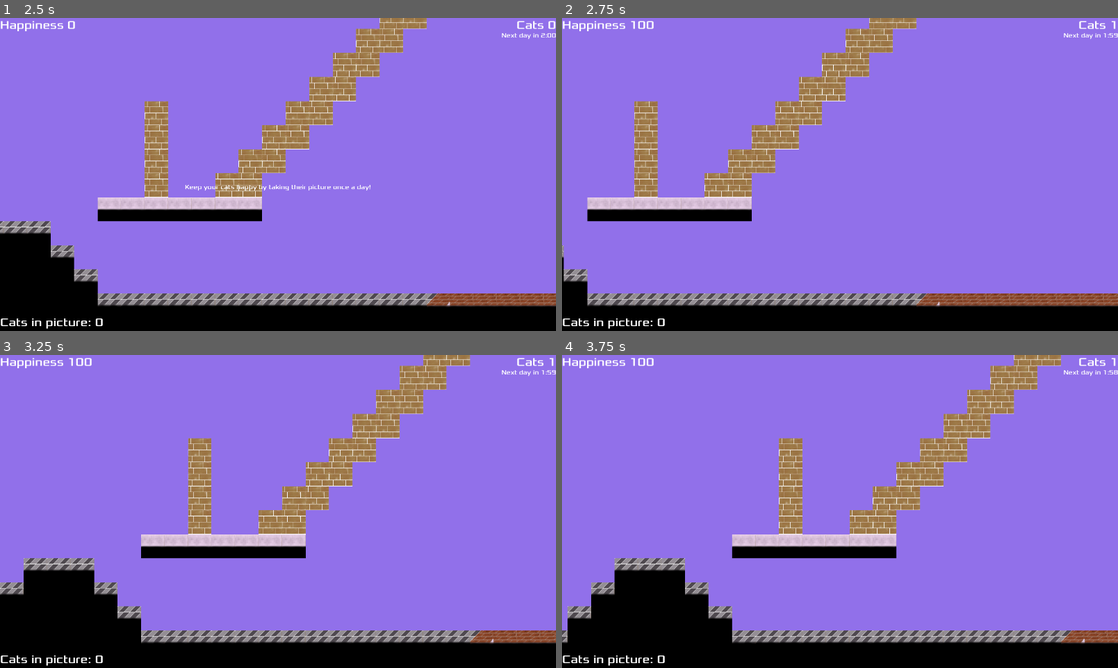
Above: before the commit, frames 1-4 (two rows, left to right).
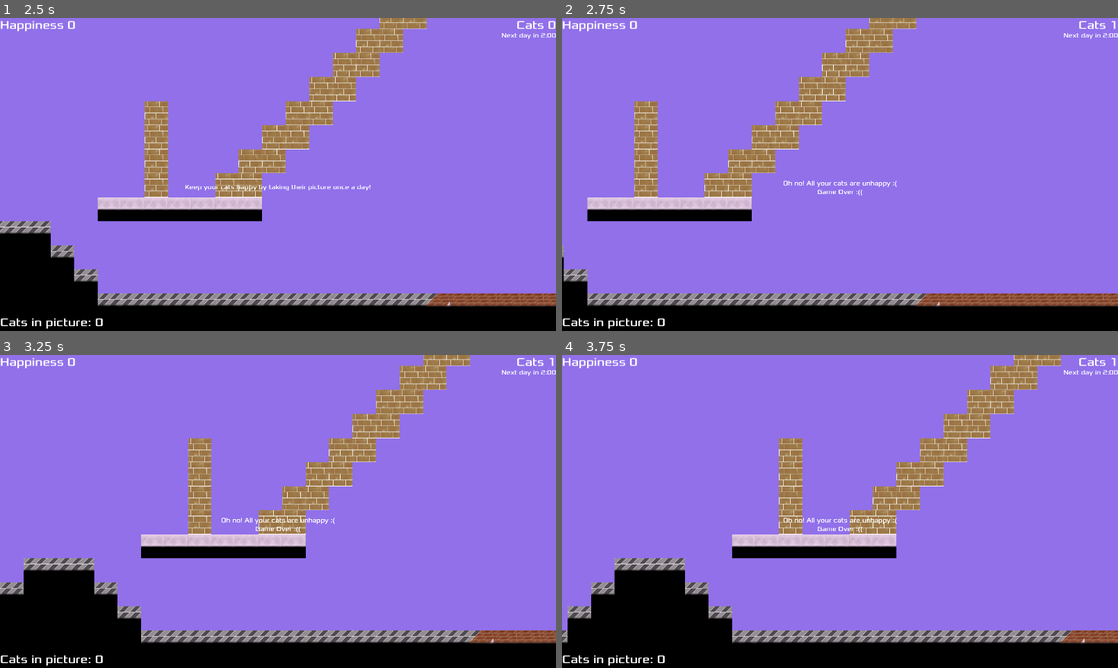
Above: after the commit, the same moments.

Repository: lfatton/UpsiJam22
Game: Godot game, scene res://Main.tscn
Two runs of this game, one before a commit and one after it. Both use one fixed random seed, a clock stepped at 60 frames per second and the inputs below.
Inputs (mouse positions are in pixels of both pictures, inside the frame that each line leads up to):
- Up to frame 1 (2.5 s): click "Play" at 0.5 s; tap Enter at 1.25 s; move the mouse to (400, 158) at 1.27 s; hold 1 (stop_cat, bound only after the commit) 1.28-2.03 s; hold D (move_right) from 1.28 s (still down); click (400, 158) at 1.42 s; tap W (move_up) at 1.52, 2.27 s; tap 2 (teleport_cat, bound only after the commit) at 1.55, 2.1 s; move the mouse to (166, 190) at 2.02 s; click (166, 190) at 2.17 s; tap 1 (stop_cat, bound only after the commit) at 2.3 s
- Up to frame 2 (2.75 s): keep holding D (move_right)
- Up to frame 3 (3.25 s): move the mouse to (333, 442) at 2.77 s; release D (move_right) at 2.78 s; hold A (move_left) from 2.78 s (still down); hold Space (take_picture) from 2.78 s (still down); click (333, 442) at 2.92 s; tap 2 (teleport_cat, bound only after the commit) at 3.05 s
- Up to frame 4 (3.75 s): move the mouse to (812, 574) at 3.52 s; release A (move_left) at 3.53 s; release Space (take_picture) at 3.53 s; hold D (move_right) from 3.53 s (still down); tap 1 (stop_cat, bound only after the commit) at 3.6 s; click (812, 574) at 3.67 s

Frame 1 is identical in both runs. In frame 2, 0.3% of the frame differs, in the area x 12-100%, y 0-57%; in frame 3, 0.3%; in frame 4, 0.3%.
Error after the commit: Cannot call method 'instantiate' on a null value. (res://Main.gd:54)

Commit message:
cat can stop & teleport now

Diff:
--- a/HUD.gd
+++ b/HUD.gd
@@ -38,3 +38,12 @@
 
 func _on_message_timer_timeout():
 	$Message.hide()
+
+
+func show_cat_info(isFeral):
+	if (isFeral):
+		$CatInfo.text = "Oh no! Your cat is feral :("
+	$CatInfo.show()
+
+func hide_cat_info():
+	$CatInfo.hide()
--- a/HUD.tscn
+++ b/HUD.tscn
@@ -81,5 +81,22 @@
 wait_time = 2.0
 one_shot = true
 
+[node name="CatInfo" type="Label" parent="."]
+visible = false
+anchors_preset = 7
+anchor_left = 0.5
+anchor_top = 1.0
+anchor_right = 0.5
+anchor_bottom = 1.0
+offset_left = -236.0
+offset_top = -122.0
+offset_right = 236.0
+grow_horizontal = 2
+grow_vertical = 0
+theme_override_fonts/font = ExtResource("1_214ob")
+theme_override_font_sizes/font_size = 48
+text = "Press 1 to stop
+Press 2 to teleport"
+
 [connection signal="pressed" from="StartButton" to="." method="_on_start_button_pressed"]
 [connection signal="timeout" from="MessageTimer" to="." method="_on_message_timer_timeout"]
--- a/Main.tscn
+++ b/Main.tscn
@@ -277,6 +277,12 @@
 }
 point_count = 5
 
+[sub_resource type="Curve2D" id="Curve2D_hcxgp"]
+_data = {
+"points": PackedVector2Array(0, 0, 0, 0, 982, 0, 0, 0, 0, 0, 2233, 13, 0, 0, 0, 0, 2220, 507, 0, 0, 0, 0, 986, 502, 0, 0, 0, 0, 982, 0)
+}
+point_count = 5
+
 [node name="Main" type="Node"]
 script = ExtResource("1_8kdw8")
 cat_scene = ExtResource("4_3ofkk")
@@ -343,6 +349,17 @@
 [node name="GameOver" type="AudioStreamPlayer2D" parent="."]
 stream = ExtResource("7_1pvrb")
 
+[node name="Door" parent="." instance=ExtResource("8_75pxc")]
+position = Vector2(1492, 267)
+scale = Vector2(3.3, 3.3)
+
+[node name="CatTeleportPath" type="Path2D" parent="."]
+curve = SubResource("Curve2D_hcxgp")
+
+[node name="CatTeleportLocation" type="PathFollow2D" parent="CatTeleportPath"]
+position = Vector2(982, 0)
+rotation = 0.0103914
+
 [connection signal="start_game" from="Camera/HUD" to="." method="new_game"]
 [connection signal="timeout" from="StartTimer" to="." method="_on_start_timer_timeout"]
 [connection signal="timeout" from="DayTimer" to="." method="_on_day_timer_timeout"]
--- /dev/null
+++ b/Teleport.tscn
@@ -0,0 +1,6 @@
+[gd_scene load_steps=2 format=3 uid="uid://bx5j77ydfgfk5"]
+
+[ext_resource type="Script" path="res://scripts/actions/Teleport.gd" id="1_72anq"]
+
+[node name="Teleport" type="Node"]
+script = ExtResource("1_72anq")
--- a/project.godot
+++ b/project.godot
@@ -54,6 +54,16 @@
 "events": [Object(InputEventKey,"resource_local_to_scene":false,"resource_name":"","device":0,"window_id":0,"alt_pressed":false,"shift_pressed":false,"ctrl_pressed":false,"meta_pressed":false,"pressed":false,"keycode":0,"physical_keycode":32,"unicode":0,"echo":false,"script":null)
 ]
 }
+stop_cat={
+"deadzone": 0.5,
+"events": [Object(InputEventKey,"resource_local_to_scene":false,"resource_name":"","device":0,"window_id":0,"alt_pressed":false,"shift_pressed":false,"ctrl_pressed":false,"meta_pressed":false,"pressed":false,"keycode":49,"physical_keycode":0,"unicode":0,"echo":false,"script":null)
+]
+}
+teleport_cat={
+"deadzone": 0.5,
+"events": [Object(InputEventKey,"resource_local_to_scene":false,"resource_name":"","device":0,"window_id":0,"alt_pressed":false,"shift_pressed":false,"ctrl_pressed":false,"meta_pressed":false,"pressed":false,"keycode":50,"physical_keycode":0,"unicode":0,"echo":false,"script":null)
+]
+}
 
 [rendering]
 
--- a/scenes/Chat.tscn
+++ b/scenes/Chat.tscn
@@ -8,38 +8,25 @@
 [ext_resource type="Texture2D" uid="uid://ct51b31ofa0aq" path="res://assets/sprites/chat/tail.png" id="3_1crbh"]
 [ext_resource type="PackedScene" uid="uid://dusx2d14ehw6t" path="res://scenes/actions/Idle.tscn" id="3_pvcdq"]
 [ext_resource type="PackedScene" uid="uid://dxm77fuycee21" path="res://scenes/actions/Jump.tscn" id="5_8ipc1"]
+[ext_resource type="PackedScene" uid="uid://dmxqa1p17a60" path="res://scenes/actions/stop.tscn" id="6_a8l67"]
+[ext_resource type="PackedScene" uid="uid://bx5j77ydfgfk5" path="res://Teleport.tscn" id="7_alex8"]
 [ext_resource type="Texture2D" uid="uid://okofeqir02fy" path="res://assets/sprites/chat/happy-tail.png" id="8_e6ntb"]
 [ext_resource type="Texture2D" uid="uid://erfwbp2s3hi7" path="res://assets/sprites/chat/raba-tail.png" id="9_3fdb3"]
 
 [sub_resource type="RectangleShape2D" id="RectangleShape2D_1sglf"]
 size = Vector2(18, 16.4167)
 
-[sub_resource type="SpriteFrames" id="SpriteFrames_03twk"]
-animations = [{
-"frames": [ExtResource("9_3fdb3")],
-"loop": true,
-"name": &"feral",
-"speed": 5.0
-}, {
-"frames": [ExtResource("8_e6ntb")],
-"loop": true,
-"name": &"happy",
-"speed": 5.0
-}, {
-"frames": [ExtResource("3_1crbh")],
-"loop": true,
-"name": &"neutral",
-"speed": 5.0
-}]
-
 [node name="Chat" type="CharacterBody2D" groups=["cats"]]
 material = ExtResource("1_18252")
 scale = Vector2(3, 3)
+input_pickable = true
 platform_wall_layers = 1
 script = ExtResource("1_crp2f")
 move_scene = ExtResource("2_77v3p")
 idle_scene = ExtResource("3_pvcdq")
 jump_scene = ExtResource("5_8ipc1")
+stop_scene = ExtResource("6_a8l67")
+teleport_scene = ExtResource("7_alex8")
 
 [node name="CollisionShape2D" type="CollisionShape2D" parent="."]
 position = Vector2(0, 1.45833)
@@ -77,3 +64,7 @@
 [node name="AnimatedSprite2D" type="AnimatedSprite2D" parent="."]
 visible = false
 frames = SubResource("SpriteFrames_03twk")
+
+[connection signal="input_event" from="." to="." method="_on_input_event"]
+[connection signal="mouse_entered" from="." to="." method="_on_mouse_entered"]
+[connection signal="mouse_exited" from="." to="." method="_on_mouse_exited"]
--- /dev/null
+++ b/scenes/actions/stop.tscn
@@ -0,0 +1,6 @@
+[gd_scene load_steps=2 format=3 uid="uid://dmxqa1p17a60"]
+
+[ext_resource type="Script" path="res://scripts/actions/Stop.gd" id="1_kf37f"]
+
+[node name="Stop" type="Node"]
+script = ExtResource("1_kf37f")
--- a/scripts/Chat.gd
+++ b/scripts/Chat.gd
@@ -3,10 +3,15 @@
 @export var move_scene: PackedScene
 @export var idle_scene: PackedScene
 @export var jump_scene: PackedScene
+@export var stop_scene: PackedScene
+@export var teleport_scene: PackedScene
 
 var jump_instance
+var stop_instance
+var teleport_instance
 
 var happiness: int = 100
+var isFeral = false
 var iamraba: bool = false
 
 
@@ -34,10 +39,14 @@
 
 func _ready():
 	jump_instance = jump_scene.instantiate()
+	stop_instance = stop_scene.instantiate()
+	teleport_instance = teleport_scene.instantiate()
 
 	add_child(move_scene.instantiate())
 	add_child(idle_scene.instantiate())
 	add_child(jump_instance)
+	add_child(stop_instance)
+	add_child(teleport_instance)
 
 	_set_materials()
 	_randomize_body_parts()
@@ -75,3 +84,20 @@
 		$HappyTail.show()
 		if ($HappyTail.scale.y < 0):
 			$HappyTail.scale.y *= -1
+
+
+func _on_input_event(viewport, event, shape_idx):
+	if Input.is_action_pressed("stop_cat") and happiness > -50:
+		stop_instance.stop()
+	if Input.is_action_pressed("teleport_cat") and happiness > -50:
+		teleport_instance.teleport()
+
+
+func _on_mouse_entered():
+	var hud = get_node("/root/Main/Camera/HUD")
+	hud.show_cat_info(isFeral)
+
+
+func _on_mouse_exited():
+	var hud = get_node("/root/Main/Camera/HUD")
+	hud.hide_cat_info()
--- a/scripts/actions/Jump.gd
+++ b/scripts/actions/Jump.gd
@@ -1,8 +1,6 @@
 extends Node
 
 var jump_speed = -400
-
-var velocity = Vector2()
 
 func jump():
 	if get_parent().is_on_floor():
--- /dev/null
+++ b/scripts/actions/Stop.gd
@@ -0,0 +1,6 @@
+extends Node
+
+func stop():
+	get_parent().happiness -= 1
+	get_parent().velocity.x = 0
+	get_parent().velocity.y = 0
--- /dev/null
+++ b/scripts/actions/Teleport.gd
@@ -0,0 +1,8 @@
+extends Node
+
+
+func teleport():
+	get_parent().happiness -= 10
+	var cat_spawn_location = get_node("/root/Main/CatTeleportPath/CatTeleportLocation")
+	cat_spawn_location.progress = randi()
+	get_parent().position = cat_spawn_location.position
Not shown: 1 places in scenes/Chat.tscn that only renumber resources
